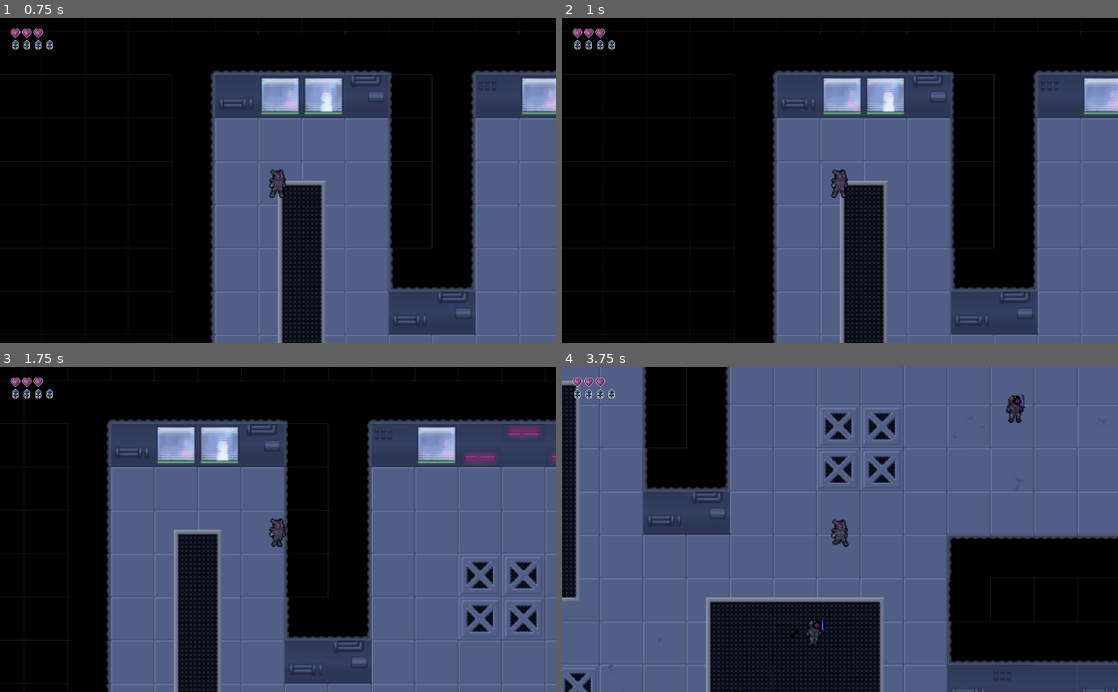
Above: before the commit, frames 1-4 (two rows, left to right).
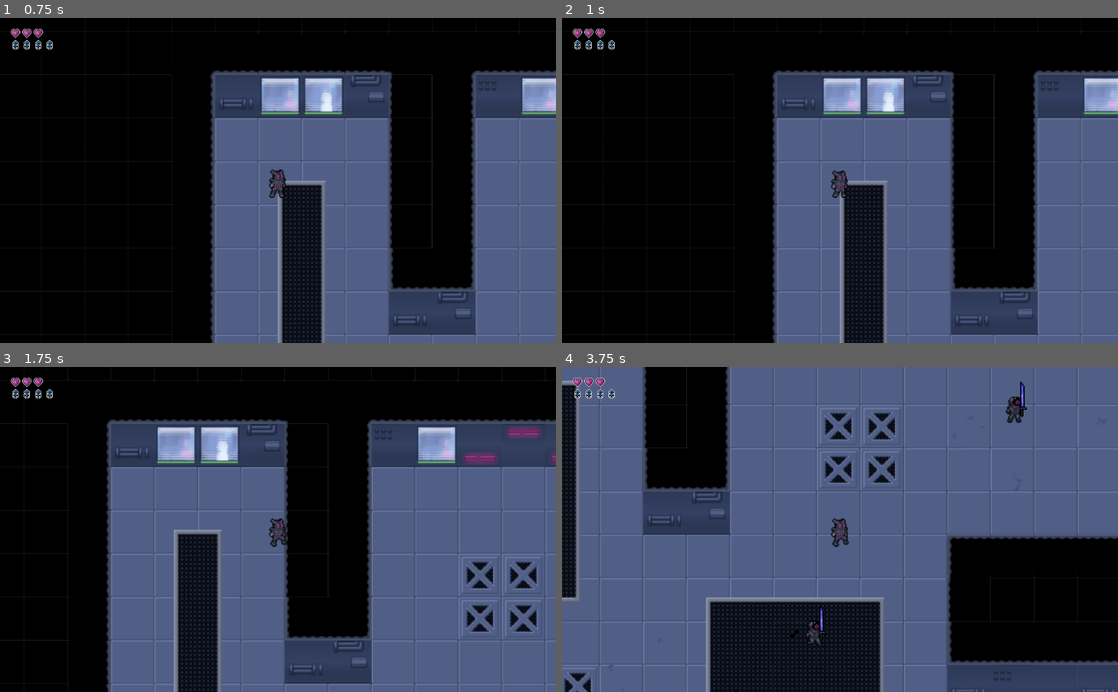
Above: after the commit, the same moments.

Repository: Shakespearian-Apes/Prototype-Build
Game: Godot game, scene res://Root.tscn
Two runs of this game, one before a commit and one after it. Both use one fixed random seed, a clock stepped at 60 frames per second and the inputs below. The engine's default icon, where the game draws it, is replaced by a stand-in: a white triangle on a blue panel in a dark square.
Inputs (mouse positions are in pixels of both pictures, inside the frame that each line leads up to):
- Up to frame 1 (0.75 s): click (283, 177) at 0.5 s
- Up to frame 2 (1 s): no input
- Up to frame 3 (1.75 s): tap Enter at 1.25 s; hold Right (ui_right) from 1.28 s (still down); tap Space (ui_select) at 1.52 s
- Up to frame 4 (3.75 s): release Right (ui_right) at 2.03 s; hold Down (ui_down) 2.03-2.78 s; tap Space (ui_select) at 2.27 s; hold Right (ui_right) 2.78-3.53 s; hold Up (ui_up) from 3.53 s (still down)

Frame 1 is identical in both runs. In frame 2, less than 0.1% of the frame differs, in the area x 48-52%, y 46-56%; in frame 3, less than 0.1%; in frame 4, 0.4%, in the area x 43-84%, y 4-87%.

Commit message:
fine tune the sprites and animations

Diff:
--- a/Enemies/Speedster/Speed_Enemy.tscn
+++ b/Enemies/Speedster/Speed_Enemy.tscn
@@ -33,69 +33,64 @@
 [sub_resource type="AtlasTexture" id=7]
 flags = 4
 atlas = ExtResource( 6 )
-region = Rect2( 0, 0, 32, 32 )
+region = Rect2( 96, 0, 32, 32 )
 
 [sub_resource type="AtlasTexture" id=8]
 flags = 4
 atlas = ExtResource( 6 )
-region = Rect2( 288, 0, 32, 32 )
+region = Rect2( 0, 0, 32, 32 )
 
 [sub_resource type="AtlasTexture" id=9]
 flags = 4
 atlas = ExtResource( 6 )
-region = Rect2( 320, 0, 32, 32 )
+region = Rect2( 288, 0, 32, 32 )
 
 [sub_resource type="AtlasTexture" id=10]
 flags = 4
 atlas = ExtResource( 6 )
-region = Rect2( 64, 0, 32, 32 )
+region = Rect2( 320, 0, 32, 32 )
 
 [sub_resource type="AtlasTexture" id=11]
 flags = 4
 atlas = ExtResource( 6 )
-region = Rect2( 96, 0, 32, 32 )
+region = Rect2( 128, 0, 32, 32 )
 
 [sub_resource type="AtlasTexture" id=12]
 flags = 4
 atlas = ExtResource( 6 )
-region = Rect2( 128, 0, 32, 32 )
+region = Rect2( 160, 0, 32, 32 )
 
 [sub_resource type="AtlasTexture" id=13]
 flags = 4
 atlas = ExtResource( 6 )
-region = Rect2( 160, 0, 32, 32 )
+region = Rect2( 192, 0, 32, 32 )
 
 [sub_resource type="AtlasTexture" id=14]
 flags = 4
 atlas = ExtResource( 6 )
-region = Rect2( 192, 0, 32, 32 )
+region = Rect2( 224, 0, 32, 32 )
 
 [sub_resource type="AtlasTexture" id=15]
 flags = 4
 atlas = ExtResource( 6 )
-region = Rect2( 224, 0, 32, 32 )
-
-[sub_resource type="AtlasTexture" id=16]
-flags = 4
-atlas = ExtResource( 6 )
 region = Rect2( 256, 0, 32, 32 )
 
-[sub_resource type="SpriteFrames" id=17]
+[sub_resource type="SpriteFrames" id=16]
 animations = [ {
-"frames": [ SubResource( 4 ), SubResource( 5 ), SubResource( 6 ) ],
+"frames": [ SubResource( 4 ), SubResource( 5 ), SubResource( 6 ), SubResource( 7 ) ],
 "loop": true,
 "name": "idle",
 "speed": 5.0
 }, {
-"frames": [ SubResource( 7 ), SubResource( 8 ), SubResource( 9 ) ],
+"frames": [ SubResource( 8 ), SubResource( 9 ), SubResource( 10 ) ],
 "loop": true,
 "name": "death",
 "speed": 5.0
 }, {
-"frames": [ SubResource( 10 ), SubResource( 11 ), SubResource( 12 ), SubResource( 13 ), SubResource( 14 ), SubResource( 15 ), SubResource( 16 ) ],
+"frames": [ SubResource( 11 ), SubResource( 12 ), SubResource( 13 ), SubResource( 14 ), SubResource( 15 ) ],
 "loop": true,
 "name": "walk",
-"speed": 5.0
+"speed": 15.0
 } ]
 
 [node name="Speed_Enemy" type="KinematicBody2D" groups=[
@@ -133,11 +128,11 @@
 
 [node name="AnimatedSprite" type="AnimatedSprite" parent="Flip"]
 scale = Vector2( 2, 2 )
-frames = SubResource( 17 )
+frames = SubResource( 16 )
 animation = "death"
 
 [node name="Sword" parent="Flip" instance=ExtResource( 5 )]
-position = Vector2( 19.9815, 8.62746 )
+position = Vector2( 18.9268, 8.78327 )
 
 [node name="Camera" type="Camera2D" parent="."]
 visible = false
--- a/Player/Player_Speedster/Speedster_Player.tscn
+++ b/Player/Player_Speedster/Speedster_Player.tscn
@@ -1,6 +1,6 @@
 [gd_scene load_steps=6 format=2]
 
-[ext_resource path="res://Assets/Player_Sprites/template.png" type="Texture" id=1]
+[ext_resource path="res://Assets/Player_Sprites/witch_ninja.png" type="Texture" id=1]
 [ext_resource path="res://Player/Start_Player.gd" type="Script" id=2]
 
 [sub_resource type="RectangleShape2D" id=1]
--- a/Player/Start_Player.tscn
+++ b/Player/Start_Player.tscn
@@ -26,64 +26,59 @@
 [sub_resource type="AtlasTexture" id=6]
 flags = 4
 atlas = ExtResource( 1 )
-region = Rect2( 320, 0, 32, 32 )
+region = Rect2( 64, 0, 32, 32 )
 
 [sub_resource type="AtlasTexture" id=7]
 flags = 4
 atlas = ExtResource( 1 )
-region = Rect2( 64, 0, 32, 32 )
+region = Rect2( 96, 0, 32, 32 )
 
 [sub_resource type="AtlasTexture" id=8]
 flags = 4
 atlas = ExtResource( 1 )
-region = Rect2( 96, 0, 32, 32 )
+region = Rect2( 320, 0, 32, 32 )
 
-[sub_resource type="AtlasTexture" id=9]
+[sub_resource type="AtlasTexture" id=18]
 flags = 4
 atlas = ExtResource( 1 )
 region = Rect2( 128, 0, 32, 32 )
 
-[sub_resource type="AtlasTexture" id=10]
+[sub_resource type="AtlasTexture" id=19]
 flags = 4
 atlas = ExtResource( 1 )
 region = Rect2( 160, 0, 32, 32 )
 
-[sub_resource type="AtlasTexture" id=11]
+[sub_resource type="AtlasTexture" id=20]
 flags = 4
 atlas = ExtResource( 1 )
 region = Rect2( 192, 0, 32, 32 )
 
-[sub_resource type="AtlasTexture" id=12]
+[sub_resource type="AtlasTexture" id=21]
 flags = 4
 atlas = ExtResource( 1 )
 region = Rect2( 224, 0, 32, 32 )
 
-[sub_resource type="AtlasTexture" id=13]
+[sub_resource type="AtlasTexture" id=22]
 flags = 4
 atlas = ExtResource( 1 )
 region = Rect2( 256, 0, 32, 32 )
 
-[sub_resource type="AtlasTexture" id=14]
-flags = 4
-atlas = ExtResource( 1 )
-region = Rect2( 288, 0, 32, 32 )
-
-[sub_resource type="SpriteFrames" id=15]
+[sub_resource type="SpriteFrames" id=17]
 animations = [ {
-"frames": [ SubResource( 4 ), SubResource( 5 ) ],
+"frames": [ SubResource( 4 ), SubResource( 5 ), SubResource( 6 ), SubResource( 7 ) ],
 "loop": true,
 "name": "idle",
 "speed": 5.0
 }, {
-"frames": [ SubResource( 6 ) ],
+"frames": [ SubResource( 8 ) ],
 "loop": true,
 "name": "death",
 "speed": 5.0
 }, {
-"frames": [ SubResource( 7 ), SubResource( 8 ), SubResource( 9 ), SubResource( 10 ), SubResource( 11 ), SubResource( 12 ), SubResource( 13 ), SubResource( 14 ) ],
+"frames": [ SubResource( 18 ), SubResource( 19 ), SubResource( 20 ), SubResource( 21 ), SubResource( 22 ) ],
 "loop": true,
 "name": "walk",
-"speed": 5.0
+"speed": 15.0
 } ]
 
 [node name="Start_Player" type="KinematicBody2D" groups=[
@@ -118,7 +113,7 @@
 
 [node name="AnimatedSprite" type="AnimatedSprite" parent="Flip"]
 scale = Vector2( 2, 2 )
-frames = SubResource( 15 )
+frames = SubResource( 17 )
 animation = "idle"
 frame = 1
 
--- a/Weapon/Sword/Sword.tscn
+++ b/Weapon/Sword/Sword.tscn
@@ -5,7 +5,7 @@
 
 [sub_resource type="Animation" id=1]
 resource_name = "attack"
-length = 0.5
+length = 0.3
 step = 0.05
 tracks/0/type = "value"
 tracks/0/path = NodePath(".:rotation_degrees")
@@ -14,7 +14,7 @@
 tracks/0/imported = false
 tracks/0/enabled = true
 tracks/0/keys = {
-"times": PoolRealArray( 0, 0.2, 0.5 ),
+"times": PoolRealArray( 0, 0.1, 0.3 ),
 "transitions": PoolRealArray( 0.406126, 1, 1 ),
 "update": 0,
 "values": [ -90.0, 82.9645, -90.0 ]
@@ -44,7 +44,8 @@
 script = ExtResource( 2 )
 
 [node name="Sprite" type="Sprite" parent="."]
-position = Vector2( 13, 0 )
+position = Vector2( 20, 0 )
+scale = Vector2( 2, 2 )
 texture = ExtResource( 1 )
 
 [node name="AnimationPlayer" type="AnimationPlayer" parent="."]
Not shown, added: Assets/Weapons/plasma_riffle_bullet.png.import
Not shown: 1 places in Enemies/Speedster/Speed_Enemy.tscn that only renumber resources
Not shown: 1 places in Player/Start_Player.tscn that only renumber resources
